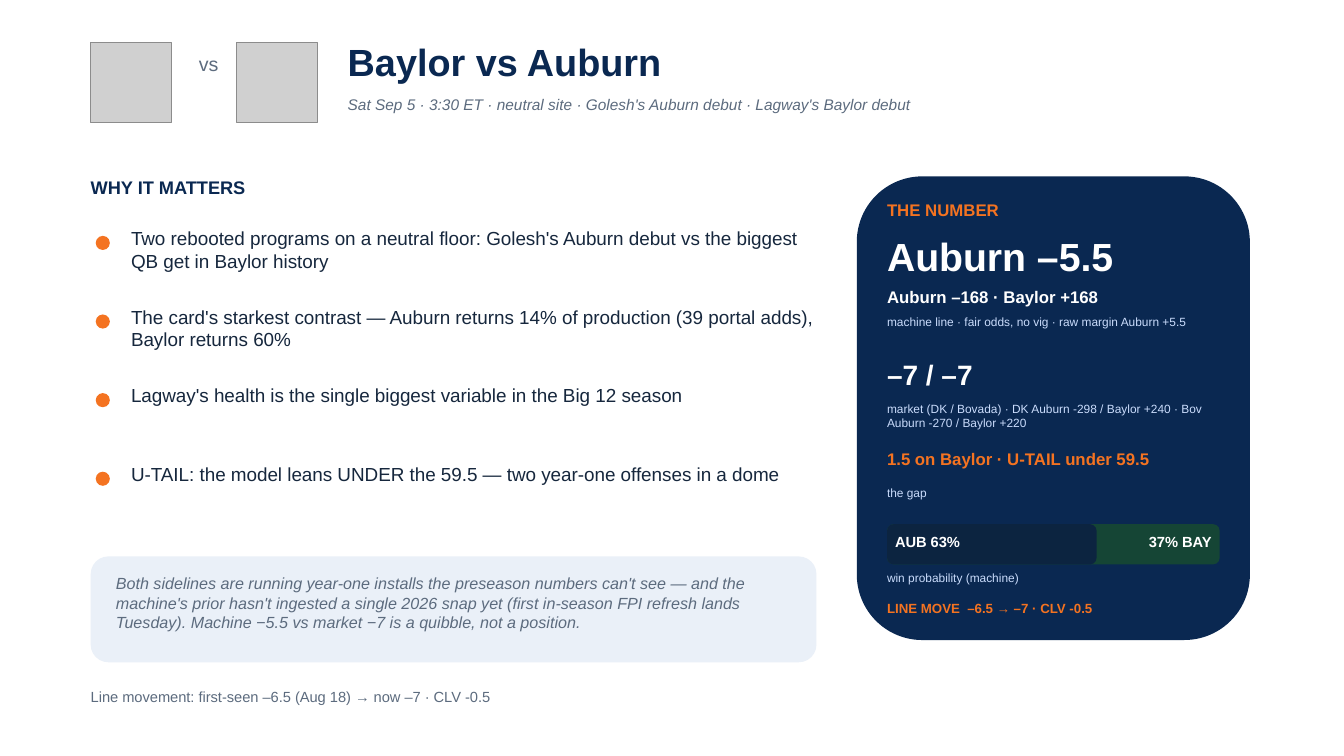
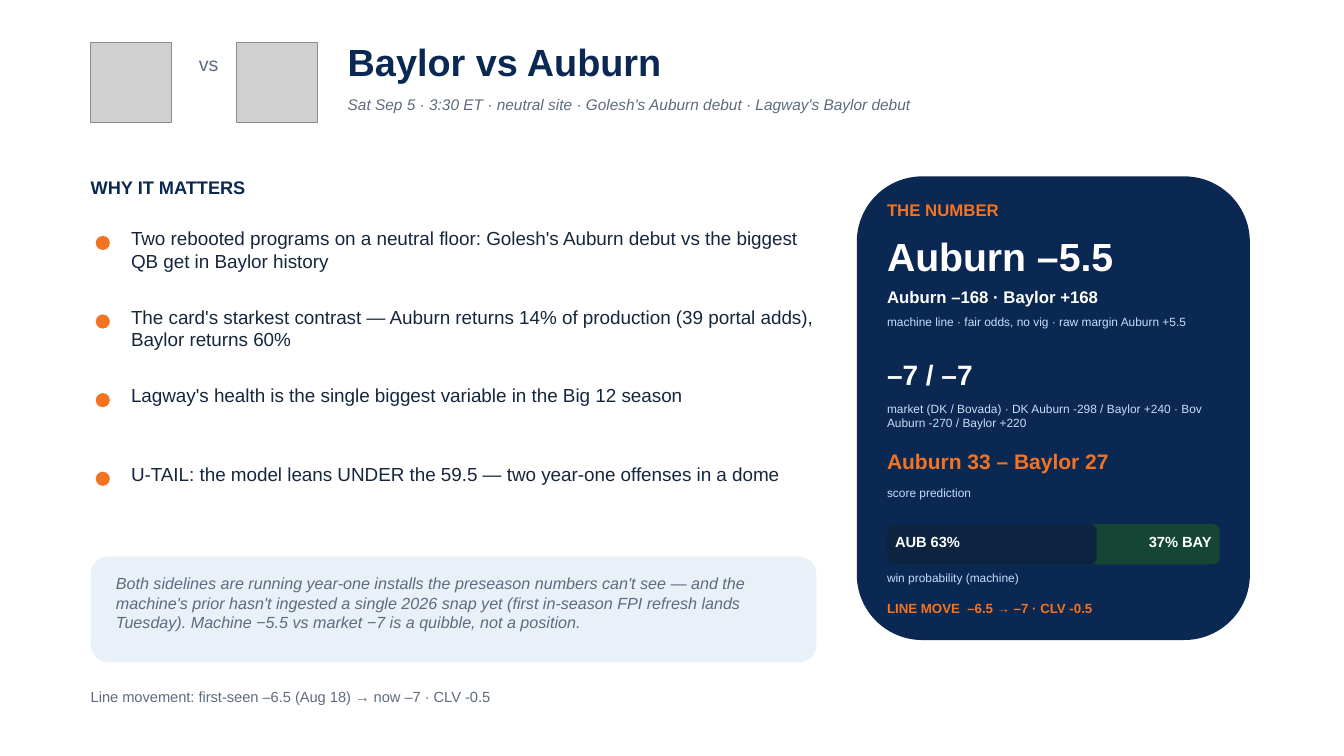
Before and after one commit to lucasalvarezflorida-lab/ncaa-fbs-analytics, a slide deck: slide 3 of decks/2026_Week1_Episode2.pptx. Drawn at 1344x756 pixels with LibreOffice and Linux fonts; fonts in the diff are those of the drawing; grey boxes stand for pictures. Boxes give left, top, right and bottom in pixels: in the first picture for what was removed or moved away, otherwise in the second. Text is boxed around its words. In the diff, an @@ line names an element or a change of style, - is before the commit and + after.

```diff
--- a/decks/2026_Week1_Episode2.pptx
+++ b/decks/2026_Week1_Episode2.pptx
@@ text at box(887, 453, 1108, 474): text changed; size 12 to 15 pt @@
-1.5 on Baylor · U-TAIL under 59.5
+Auburn 33 – Baylor 27
@@ text at box(887, 488, 971, 500): text changed @@
-the gap
+score prediction
```
Also in this commit, not shown: 4 other slides changed, 1 other file.
